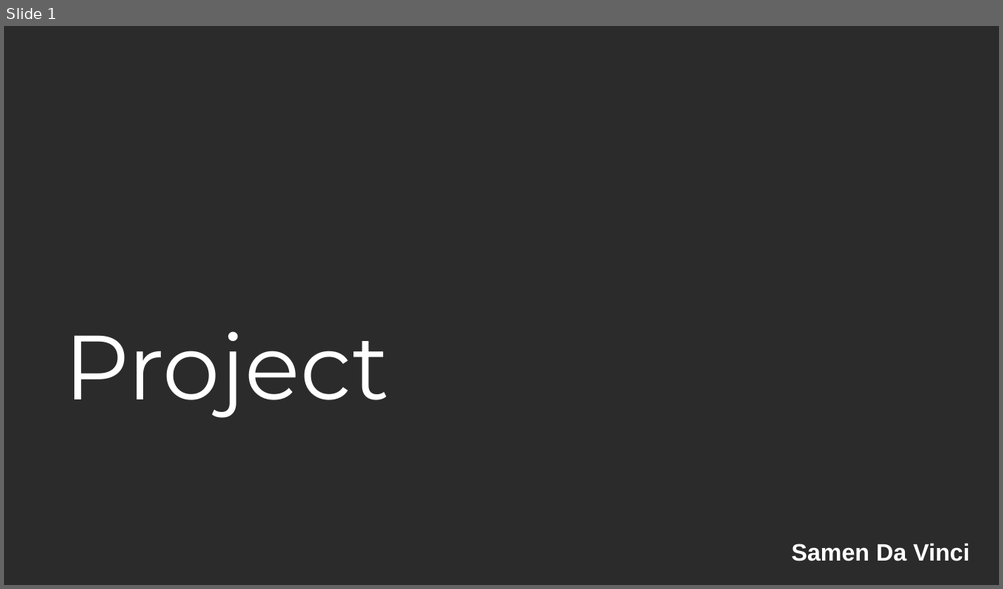
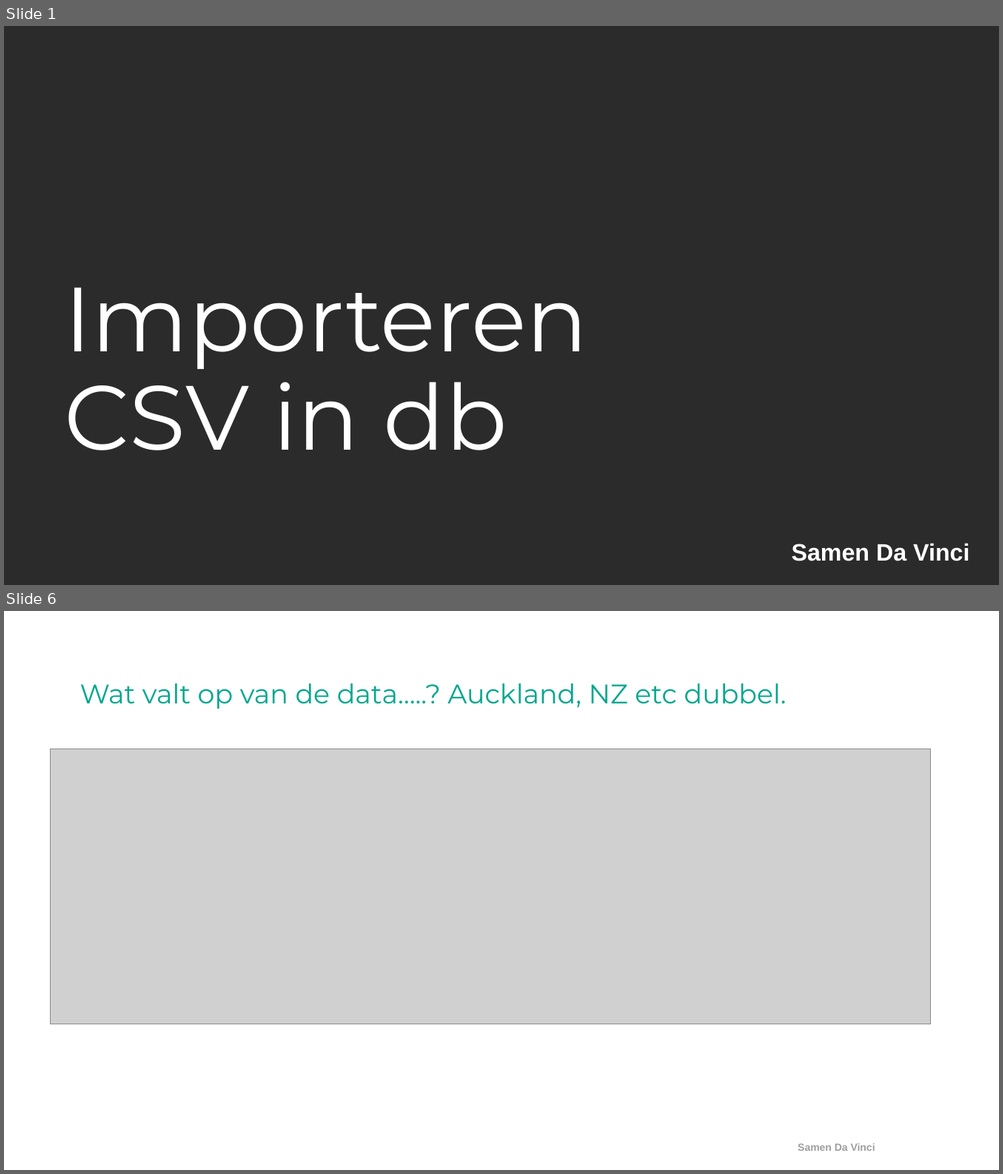
Before and after one commit to ArjanKam/Onderwijs, a slide deck: L02P03 - Smartlab IOT - Databases/L02P03 - Week 04 - WorldWeather.pptx. Shown one above the other, each under a label of ours: slide 1 before the commit, slides 1 and 6 after it; the slides between them are not shown. The pictures are 1003x589 and 1003x1174 pixels, drawn with LibreOffice and Linux fonts; fonts in the diff are those of the drawing; grey boxes stand for pictures; background and template pictures are left out; a plain dark background stands for a picture behind light text. Boxes give left, top, right and bottom in pixels: in the first picture for what was removed or moved away, otherwise in the second. Text is boxed around its words. In the diff, an @@ line names an element or a change of style, - is before the commit and + after.

```diff
--- a/L02P03 - Smartlab IOT - Databases/L02P03 - Week 04 - WorldWeather.pptx
+++ b/L02P03 - Smartlab IOT - Databases/L02P03 - Week 04 - WorldWeather.pptx
@@ slide 6 added at (4,611,999,1170), background picture (left out) @@
@@ title added at (80,684,786,709), 26 pt, text #00A78E @@
+Wat valt op van de data…..? Auckland, NZ etc dubbel.
@@ picture added at (51,749,930,1025) @@
@@ text added at (797,1144,875,1151), 10 pt, text #9E9F9E, bold @@
+Samen Da Vinci
@@ slide 1 changed as well @@
@@ title at (65,287,588,451): text changed @@
-Project
+Importeren CSV in db
```
Also in this commit, not shown: 26 other slides added, 1 slide removed, 4 other files.
